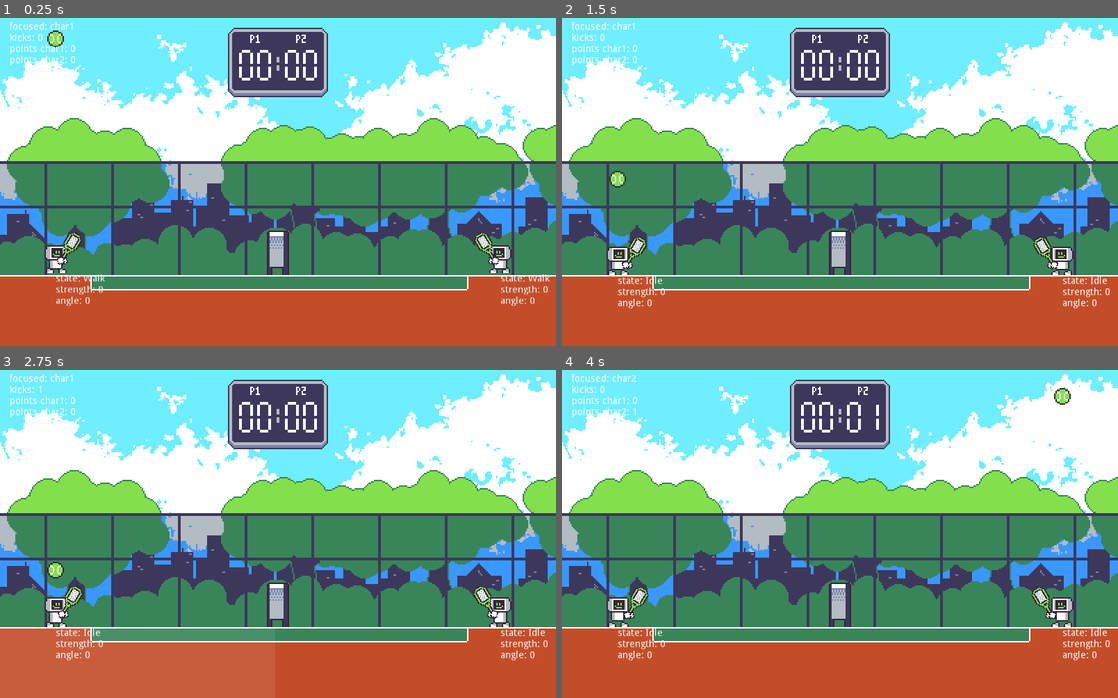
Above: before the commit, frames 1-4 (two rows, left to right).
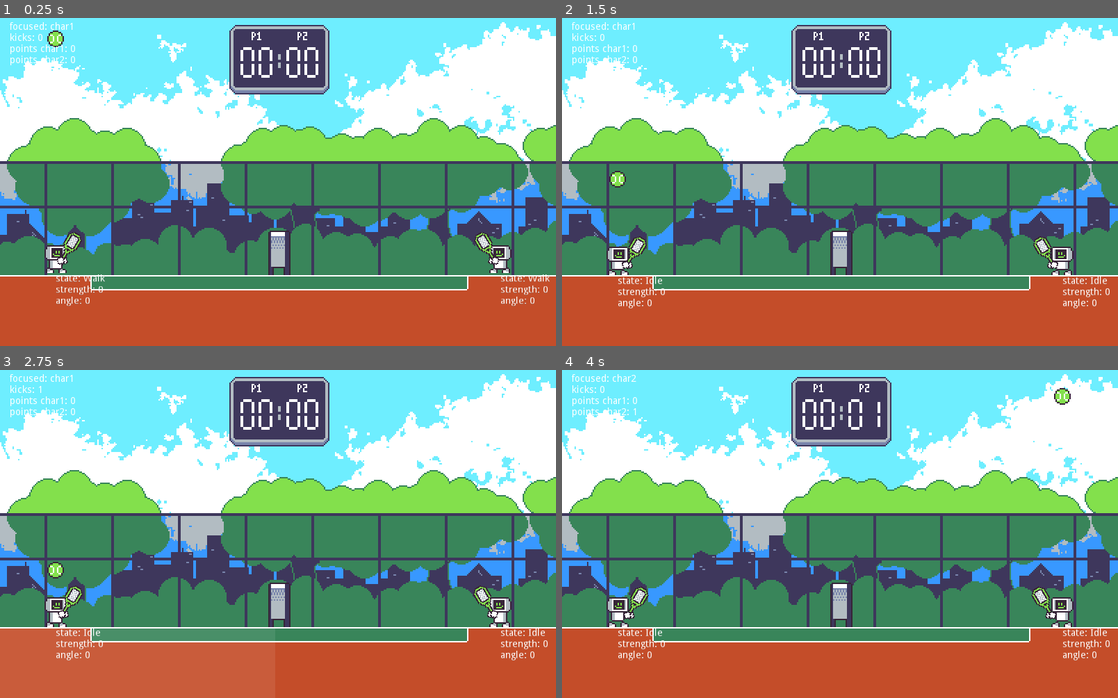
Above: after the commit, the same moments.

Repository: rthurmed/BobBytesTennisChampionship
Game: Godot game, scene res://src/Main.tscn
Two runs of this game, one before a commit and one after it. Both use one fixed random seed, a clock stepped at 60 frames per second and the inputs below.
Inputs:
- Up to frame 1 (0.25 s): no input
- Up to frame 2 (1.5 s): no input
- Up to frame 3 (2.75 s): no input
- Up to frame 4 (4 s): no input

The runs differ from the first frame. In frame 1, 2.0% of the frame differs, in the area x 41-60%, y 2-79%; in frame 2, 2.0%; in frame 3, 2.0%; in frame 4, 1.9%.

Commit message:
Tweaked collisions on main stage

Diff:
--- a/src/Main.tscn
+++ b/src/Main.tscn
@@ -102,7 +102,7 @@
 }
 
 [sub_resource type="RectangleShape2D" id=1]
-extents = Vector2( 7.5, 127.5 )
+extents = Vector2( 1.5, 127.5 )
 
 [node name="Main" type="Node2D"]
 script = ExtResource( 1 )
@@ -120,7 +120,7 @@
 
 [node name="ScoreDisplay" type="Node2D" parent="Layers/Backdrop"]
 unique_name_in_owner = true
-position = Vector2( 1, -160 )
+position = Vector2( 2, -162 )
 
 [node name="Sprite" type="Sprite" parent="Layers/Backdrop/ScoreDisplay"]
 texture = ExtResource( 12 )
@@ -142,18 +142,7 @@
 custom_fonts/font = ExtResource( 13 )
 text = "00"
 
-[node name="Net" type="StaticBody2D" parent="Layers/Backdrop"]
-position = Vector2( 1, -23 )
-collision_mask = 7
-
-[node name="Sprite" type="Sprite" parent="Layers/Backdrop/Net"]
-texture = ExtResource( 6 )
-
-[node name="CollisionPolygon2D" type="CollisionPolygon2D" parent="Layers/Backdrop/Net"]
-polygon = PoolVector2Array( -7, -15, 0, -16, 7, -15, 7, 20, -7, 20 )
-
 [node name="Wall" type="StaticBody2D" parent="Layers/Backdrop"]
-visible = false
 collision_mask = 7
 
 [node name="CollisionPolygon2D" type="CollisionPolygon2D" parent="Layers/Backdrop/Wall"]
@@ -192,21 +181,31 @@
 anims/blink_char1 = SubResource( 3 )
 anims/blink_char2 = SubResource( 5 )
 
+[node name="Net" type="StaticBody2D" parent="Layers/Backdrop"]
+position = Vector2( 2, -23 )
+collision_mask = 7
+
+[node name="Sprite" type="Sprite" parent="Layers/Backdrop/Net"]
+texture = ExtResource( 6 )
+
+[node name="CollisionPolygon2D" type="CollisionPolygon2D" parent="Layers/Backdrop/Net"]
+polygon = PoolVector2Array( -7, -15, 0, -16, 7, -15, 7, 20, -7, 20 )
+
 [node name="PlayerWall" type="StaticBody2D" parent="Layers/Backdrop"]
-visible = false
+position = Vector2( 2, 0 )
 collision_layer = 2
 collision_mask = 3
 
 [node name="CollisionShape2D" type="CollisionShape2D" parent="Layers/Backdrop/PlayerWall"]
-position = Vector2( 1, -128 )
+position = Vector2( 0, -128 )
 shape = SubResource( 1 )
 
 [node name="FieldTransitionArea" type="Area2D" parent="Layers/Backdrop"]
-position = Vector2( -1, 0 )
+position = Vector2( 2, 0 )
 collision_mask = 4
 
 [node name="CollisionShape2D" type="CollisionShape2D" parent="Layers/Backdrop/FieldTransitionArea"]
-position = Vector2( 2, -128 )
+position = Vector2( 0, -128 )
 shape = SubResource( 1 )
 
 [node name="Game" type="Node2D" parent="Layers"]
